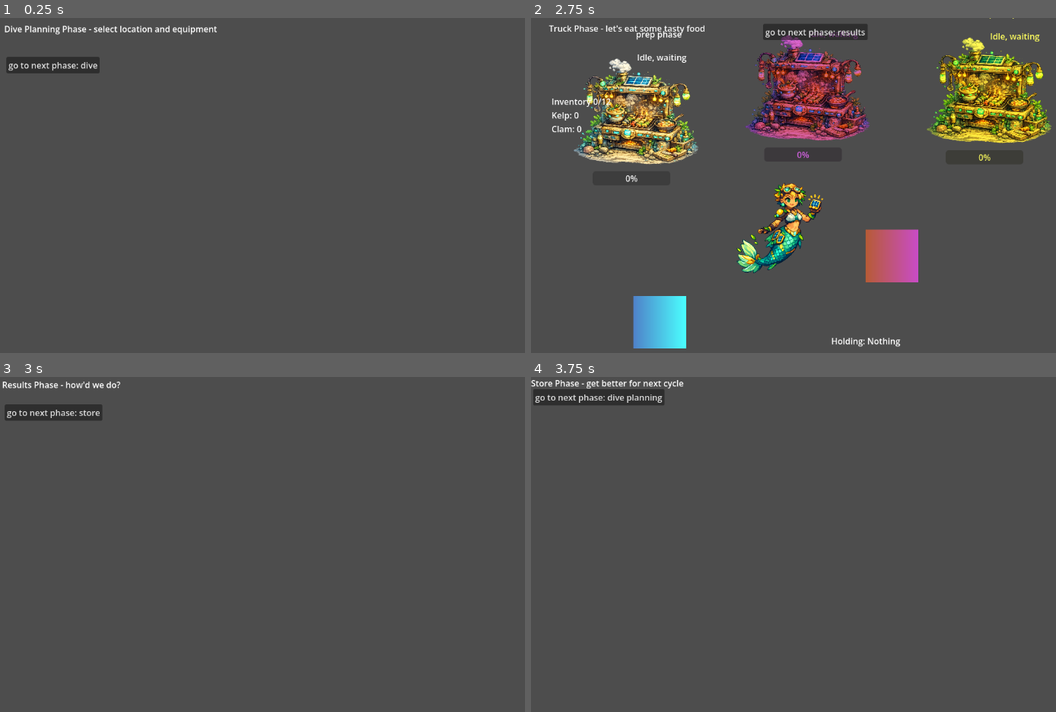
Above: before the commit, frames 1-4 (two rows, left to right).
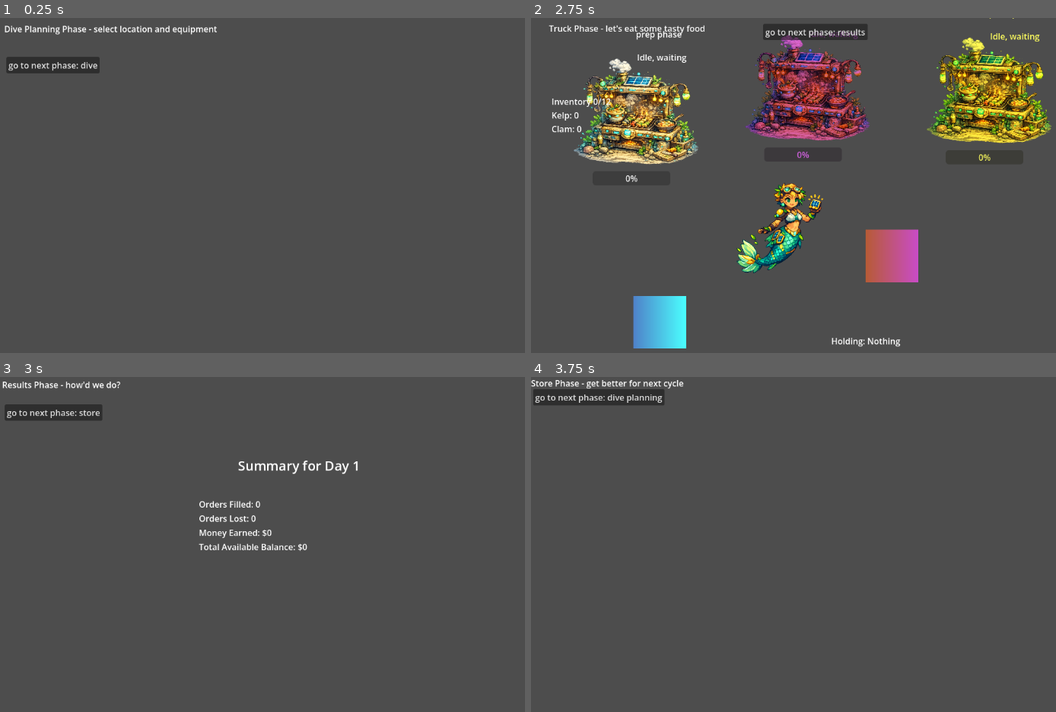
Above: after the commit, the same moments.

Repository: rae-ralston/mermaid-food-truck
Game: Godot game, scene res://scenes/main/main.tscn
The game is run twice, just before and just after one commit, with the same random seed, the same clock (stepped at 60 frames per second) and the same inputs.
Inputs:
- Up to frame 1 (0.25 s): no input
- Up to frame 2 (2.75 s): click "go to next phase: dive" at 0.5 s; click "go to next phase: truck plann…" at 1.25 s; click "go to next phase: truck" at 2 s
- Up to frame 3 (3 s): click "go to next phase: results" at 2.75 s
- Up to frame 4 (3.75 s): click "go to next phase: store" at 3.5 s

Frames 1-2 are identical in both runs. In frame 3, 0.9% of the frame differs, in the area x 37-69%, y 24-52%; in frame 4, nothing differs.

Commit message:
Basic results screen (#49)
* add basic results content

* fix: tiny bug

---------

Co-authored-by: Rachel Ralston <rachel.ralston@kofile.com>

Diff:
--- a/scenes/phases/PhaseResults.tscn
+++ b/scenes/phases/PhaseResults.tscn
@@ -7,16 +7,50 @@
 anchors_preset = 0
 script = ExtResource("1_xhsce")
 
-[node name="Label" type="Label" parent="." unique_id=44329220]
+[node name="PhaseLabel" type="Label" parent="." unique_id=44329220]
 layout_mode = 0
 offset_left = 4.0
 offset_top = 3.0
 offset_right = 44.0
 offset_bottom = 26.0
 
-[node name="Button" type="Button" parent="." unique_id=1674863493]
+[node name="ContinueButton" type="Button" parent="." unique_id=1674863493]
 layout_mode = 0
 offset_left = 9.0
 offset_top = 52.0
 offset_right = 17.0
 offset_bottom = 60.0
+
+[node name="DayLabel" type="Label" parent="." unique_id=1030593141]
+layout_mode = 0
+offset_left = 451.0
+offset_top = 151.0
+offset_right = 491.0
+offset_bottom = 186.0
+theme_override_font_sizes/font_size = 25
+
+[node name="Stats" type="VBoxContainer" parent="." unique_id=1532449559]
+layout_mode = 1
+anchors_preset = 8
+anchor_left = 0.5
+anchor_top = 0.5
+anchor_right = 0.5
+anchor_bottom = 0.5
+offset_left = 460.0
+offset_top = 230.0
+offset_right = 500.0
+offset_bottom = 334.0
+grow_horizontal = 2
+grow_vertical = 2
+
+[node name="OrdersFilledLabel" type="Label" parent="Stats" unique_id=1030549128]
+layout_mode = 2
+
+[node name="OrdersLostLabel" type="Label" parent="Stats" unique_id=1875348136]
+layout_mode = 2
+
+[node name="MoneyEarnedLabel" type="Label" parent="Stats" unique_id=712702835]
+layout_mode = 2
+
+[node name="TotalBalanceLabel" type="Label" parent="Stats" unique_id=821975268]
+layout_mode = 2
--- a/scripts/core/phase_results.gd
+++ b/scripts/core/phase_results.gd
@@ -1,12 +1,17 @@
 extends BasePhase
 
 func _ready() -> void:
-	$Label.text = "Results Phase - how'd we do?"
-	$Button.text = "go to next phase: store"
-	$Button.pressed.connect(_on_next)
+	$PhaseLabel.text = "Results Phase - how'd we do?"
+	$ContinueButton.text = "go to next phase: store"
+	$ContinueButton.pressed.connect(_on_next)
 
-func enter(_payload: Dictionary) -> void:
-	pass
+func enter(payload: Dictionary) -> void:
+	$DayLabel.text = "Summary for Day %s" % [GameState.day]
+	$Stats/OrdersFilledLabel.text = "Orders Filled: %s" % [payload.orders_filled]
+	$Stats/OrdersLostLabel.text = "Orders Lost: %s" % [payload.orders_lost]
+	$Stats/MoneyEarnedLabel.text = "Money Earned: $%s" % [payload.money_earned]
+	$Stats/TotalBalanceLabel.text = "Total Available Balance: $%s" % [GameState.money]
 
 func _on_next() -> void:
+	GameState.day += 1
 	emit_signal("phase_finished", PhaseIds.PhaseId.STORE, {})
--- a/scripts/core/phase_store.gd
+++ b/scripts/core/phase_store.gd
@@ -9,5 +9,4 @@
 	pass
 
 func _on_next() -> void:
-	GameState.day += 1
 	emit_signal("phase_finished", PhaseIds.PhaseId.DIVE_PLANNING, {})
--- a/scripts/core/phase_truck.gd
+++ b/scripts/core/phase_truck.gd
@@ -3,6 +3,9 @@
 signal order_queue_updated(queue: Array[Order])
 
 var order_queue: Array[Order] = []
+var orders_filled: int = 0
+var orders_lost: int = 0
+var money_earned: int = 0
 
 func _ready() -> void:
 	$HUD/Label.text = "Truck Phase - let's eat some tasty food"
@@ -45,7 +48,13 @@
 	$HUD/InventoryLabel.text = "\n".join(lines)
 
 func _on_next() -> void:
-	emit_signal("phase_finished", PhaseIds.PhaseId.RESULTS, {})
+	var payload = {
+		"orders_filled": orders_filled,
+		"orders_lost": orders_lost,
+		"money_earned": money_earned
+	}
+
+	emit_signal("phase_finished", PhaseIds.PhaseId.RESULTS, payload)
 
 func _on_held_item_changed(item: String) -> void:
 	if item == "" :
@@ -63,7 +72,9 @@
 		if (order.recipe_id == recipe_id):
 			var recipe_price = GameState.recipeCatalog[recipe_id].base_price
 			GameState.money += recipe_price
+			money_earned += recipe_price
 
+			orders_filled += 1
 			order.status = Order.Status.FULFILLED
 			order_queue.erase(order)
 
Not shown, changed: CLAUDE.md
Not shown, removed: docs/plans/2026-02-14-customer-nodes-design.md
Not shown, removed: docs/plans/2026-02-14-customer-nodes-plan.md
